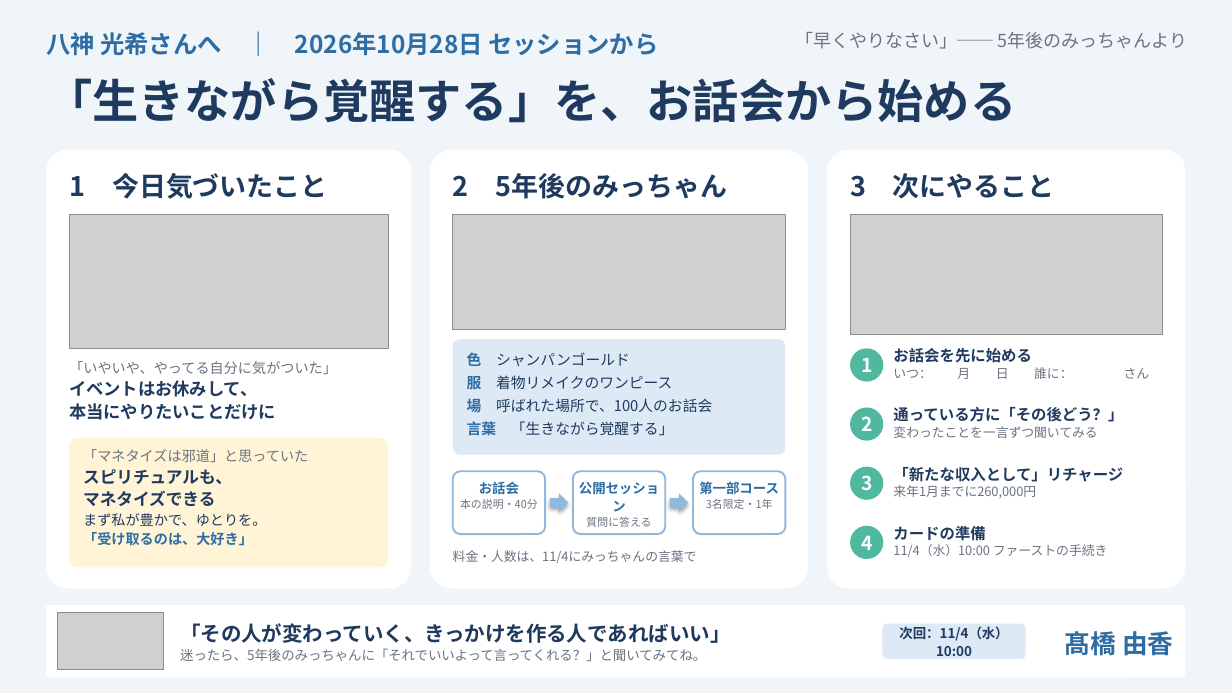
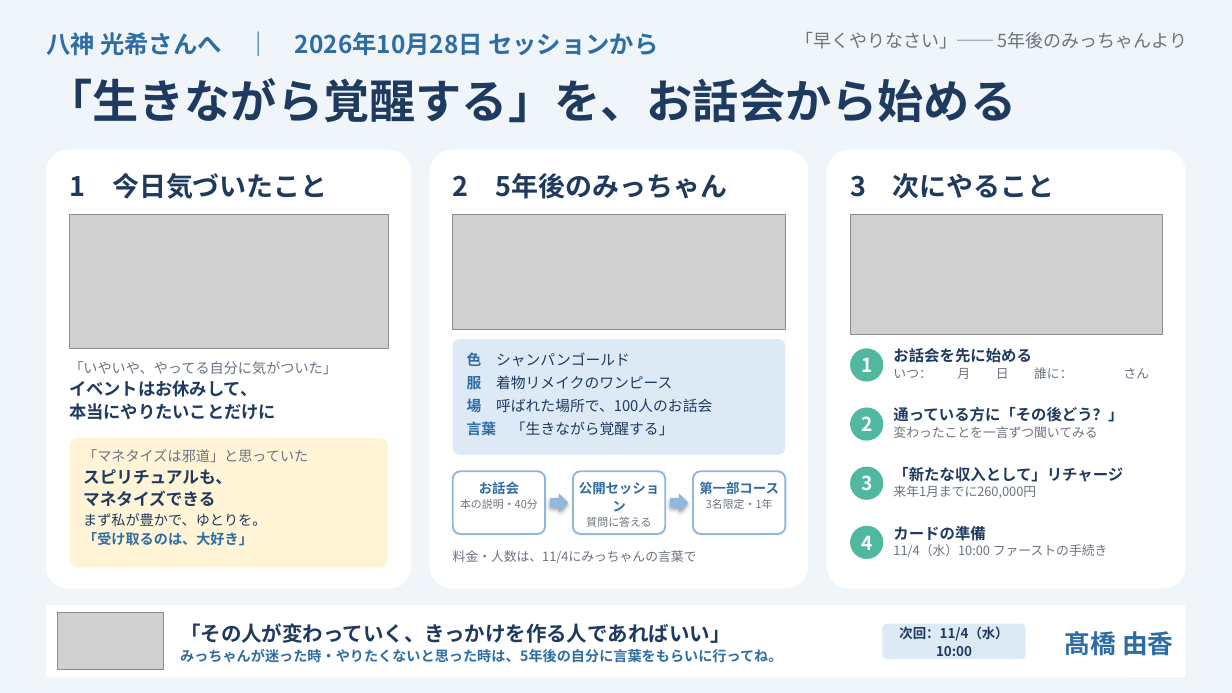
Before and after one commit to y-takahashi-cmd/MyBrain, a slide deck: slide 1 of 20_Projects/海音_心体の調律/タマラ/八神光希さん/20261028_八神さんへ_セッションまとめ.pptx. Drawn at 1232x693 pixels with LibreOffice and Linux fonts; fonts in the diff are those of the drawing; grey boxes stand for pictures. Boxes give left, top, right and bottom in pixels: in the first picture for what was removed or moved away, otherwise in the second. Text is boxed around its words. In the diff, an @@ line names an element or a change of style, - is before the commit and + after.

```diff
--- a/20_Projects/海音_心体の調律/タマラ/八神光希さん/20261028_八神さんへ_セッションまとめ.pptx
+++ b/20_Projects/海音_心体の調律/タマラ/八神光希さん/20261028_八神さんへ_セッションまとめ.pptx
@@ text at [180,649,782,663]: text changed; size 10.5 to 11 pt; text colour #6B7280 to #2E6DA4; bold on @@
-迷ったら、5年後のみっちゃんに「それでいいよって言ってくれる？」と聞いてみてね。
+みっちゃんが迷った時・やりたくないと思った時は、5年後の自分に言葉をもらいに行ってね。
```
Also in this commit, not shown: 2 other files.
